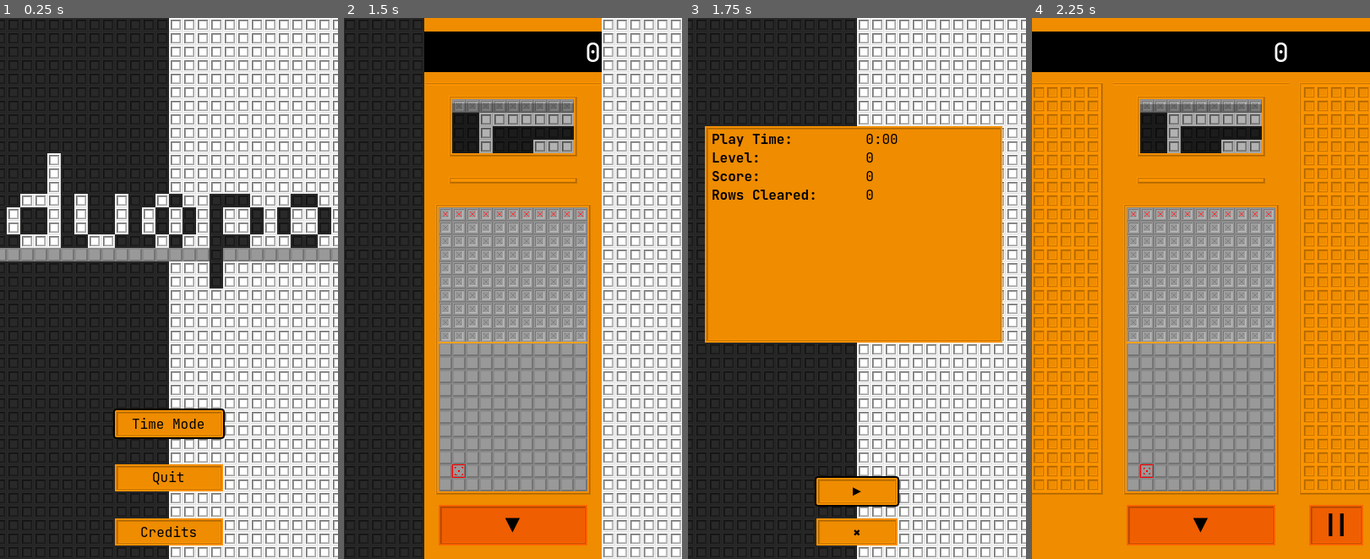
Above: before the commit, frames 1-4 (left to right).
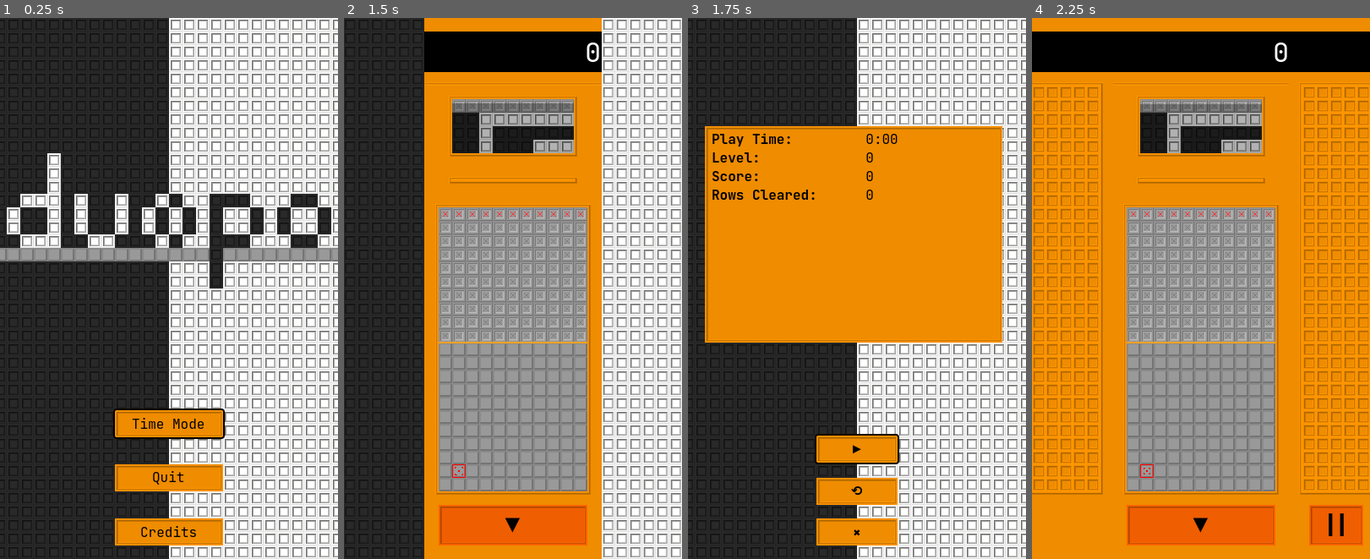
Above: after the commit, the same moments.

Repository: ka-puna/duopo
Game: Godot game, scene res://src/main.tscn
The game is run twice, just before and just after one commit, with the same random seed, the same clock (stepped at 60 frames per second) and the same inputs.
Inputs:
- Up to frame 1 (0.25 s): no input
- Up to frame 2 (1.5 s): click "Time Mode" at 0.5 s; click "||" at 1.25 s
- Up to frame 3 (1.75 s): no input
- Up to frame 4 (2.25 s): click "▶" at 2 s

Frames 1-2 are identical in both runs. In frame 3, 1.6% of the frame differs, in the area x 37-63%, y 76-91%; in frame 4, nothing differs.

Commit message:
Add restart button to pause_menu.

Diff:
--- a/src/scene/pause_menu.gd
+++ b/src/scene/pause_menu.gd
@@ -2,6 +2,7 @@
 
 
 signal cross_button
+signal open_circle_button
 signal play_button
 
 
@@ -35,5 +36,9 @@
 	cross_button.emit()
 
 
+func _on_open_circle_button_pressed():
+	open_circle_button.emit()
+
+
 func _on_play_button_pressed():
 	play_button.emit()
--- a/src/scene/pause_menu.tscn
+++ b/src/scene/pause_menu.tscn
@@ -163,8 +163,8 @@
 offset_bottom = -16.0
 grow_horizontal = 2
 grow_vertical = 0
-focus_neighbor_left = NodePath("../play_button")
-focus_neighbor_top = NodePath("../play_button")
+focus_neighbor_left = NodePath("../open_circle_button")
+focus_neighbor_top = NodePath("../open_circle_button")
 focus_neighbor_right = NodePath("../play_button")
 focus_neighbor_bottom = NodePath("../play_button")
 focus_next = NodePath("../play_button")
@@ -178,7 +178,7 @@
 format = 2
 layer_0/tile_data = PackedInt32Array(0, 65636, 0, 65536, 65636, 2, 1, 131172, 0, 65537, 131172, 2, 2, 131172, 0, 65538, 131172, 2, 3, 131172, 0, 65539, 131172, 2, 4, 131172, 0, 65540, 131172, 2, 5, 196708, 0, 65541, 196708, 2)
 
-[node name="play_button" type="Button" parent="Group"]
+[node name="open_circle_button" type="Button" parent="Group"]
 self_modulate = Color(0, 0, 0, 1)
 layout_mode = 1
 anchors_preset = 7
@@ -192,13 +192,43 @@
 offset_bottom = -64.0
 grow_horizontal = 2
 grow_vertical = 0
-focus_neighbor_left = NodePath("../cross_button")
-focus_neighbor_top = NodePath("../cross_button")
+focus_neighbor_left = NodePath("../play_button")
+focus_neighbor_top = NodePath("../play_button")
 focus_neighbor_right = NodePath("../cross_button")
 focus_neighbor_bottom = NodePath("../cross_button")
 focus_next = NodePath("../cross_button")
 focus_previous = NodePath("../cross_button")
 shortcut = ExtResource("5_h12ti")
+text = "⟲"
+flat = true
+
+[node name="ButtonBG" type="TileMap" parent="Group/open_circle_button"]
+show_behind_parent = true
+tile_set = ExtResource("3_f22oi")
+format = 2
+layer_0/tile_data = PackedInt32Array(0, 65636, 0, 65536, 65636, 2, 1, 131172, 0, 65537, 131172, 2, 2, 131172, 0, 65538, 131172, 2, 3, 131172, 0, 65539, 131172, 2, 4, 131172, 0, 65540, 131172, 2, 5, 196708, 0, 65541, 196708, 2)
+
+[node name="play_button" type="Button" parent="Group"]
+self_modulate = Color(0, 0, 0, 1)
+layout_mode = 1
+anchors_preset = 7
+anchor_left = 0.5
+anchor_top = 1.0
+anchor_right = 0.5
+anchor_bottom = 1.0
+offset_left = -48.0
+offset_top = -146.0
+offset_right = 48.0
+offset_bottom = -114.0
+grow_horizontal = 2
+grow_vertical = 0
+focus_neighbor_left = NodePath("../cross_button")
+focus_neighbor_top = NodePath("../cross_button")
+focus_neighbor_right = NodePath("../open_circle_button")
+focus_neighbor_bottom = NodePath("../open_circle_button")
+focus_next = NodePath("../cross_button")
+focus_previous = NodePath("../cross_button")
+shortcut = ExtResource("5_h12ti")
 text = "▶"
 flat = true
 
@@ -210,4 +240,5 @@
 
 [connection signal="animation_finished" from="AnimationPlayer" to="." method="_on_animation_player_animation_finished"]
 [connection signal="pressed" from="Group/cross_button" to="." method="_on_cross_button_pressed"]
+[connection signal="pressed" from="Group/open_circle_button" to="." method="_on_open_circle_button_pressed"]
 [connection signal="pressed" from="Group/play_button" to="." method="_on_play_button_pressed"]
--- a/src/scene/time_mode.gd
+++ b/src/scene/time_mode.gd
@@ -67,7 +67,7 @@
 ## Opens the pause menu, with options to restart or quit the game.
 func game_over():
 	get_tree().paused = true
-	var pause_menu = open_pause_menu(restart_game, quit_game)
+	var pause_menu = open_pause_menu(restart_game, restart_game, quit_game)
 	add_child(pause_menu)
 	pause_menu.set_display_data(get_stats())
 
@@ -98,9 +98,10 @@
 
 ## Opens the pause menu and connects its signals to the given Callables.
 ## Returns the pause menu node.
-func open_pause_menu(play_button_callback: Callable, cross_button_callback: Callable) -> Node:
+func open_pause_menu(play_button_callback: Callable, open_circle_button_callback: Callable, cross_button_callback: Callable) -> Node:
 	var pause_menu = PauseMenu.instantiate()
 	pause_menu.play_button.connect(play_button_callback)
+	pause_menu.open_circle_button.connect(open_circle_button_callback)
 	pause_menu.cross_button.connect(cross_button_callback)
 	pause_menu.z_index = RenderingServer.CANVAS_ITEM_Z_MAX
 	pause_menu.set_name("pause_menu")
@@ -109,7 +110,7 @@
 
 func pause_game():
 	get_tree().paused = true
-	var pause_menu = open_pause_menu(unpause_game, quit_game)
+	var pause_menu = open_pause_menu(unpause_game, restart_game, quit_game)
 	add_child(pause_menu)
 	pause_menu.set_display_data(get_stats())
 
